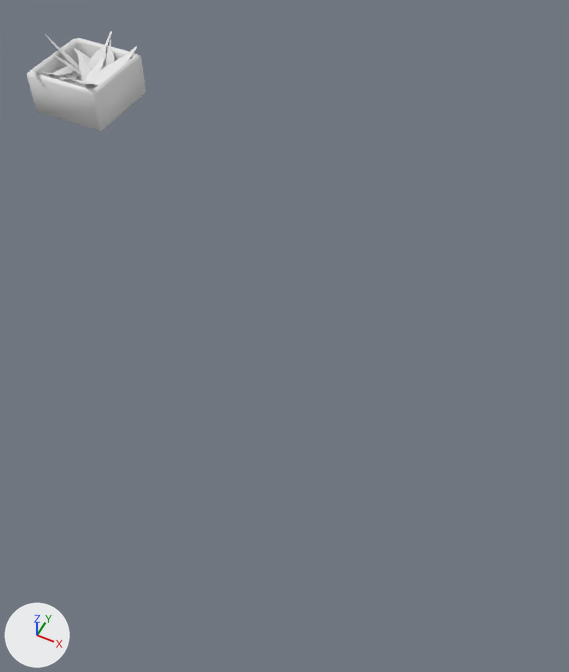
What one commit did to the FBX model Assets/Models/Meshes/Barstuff/bins/bins_ing/bin_H.fbx.
Rendered twice from a 50 mm lens placed at (0.02, -0.79, 1.42), pointed at (-0.56, 0.37, -0.02). The lights are fixed; the arrows at lower left show +X, +Y and +Z. Where no turn or scale is listed for an object, it has been applied to the vertices.

Names of what the first picture shows: 'Bin_H', 'Ing_H_clust'.
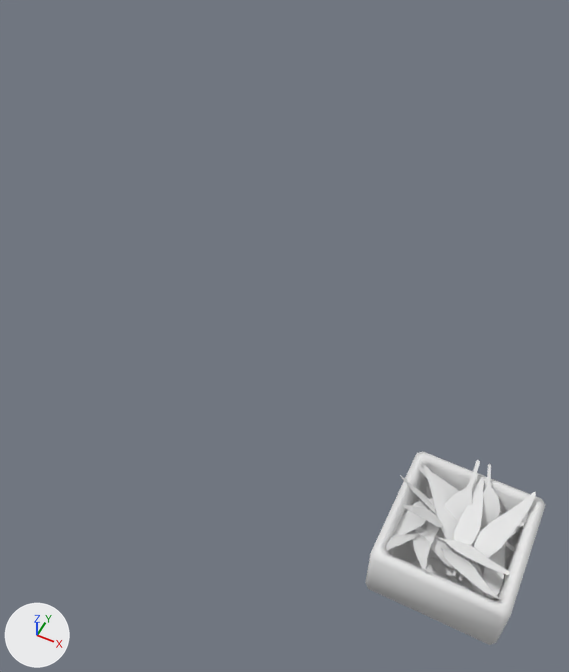
The change, as a list of edits to the scene's bpy script:
```text
Change me_plane_002:
    where me_plane_002.from_pydata(...)  # 1014 vertices, 624 faces; spans x -0.147..0.178, y -0.159..0.017, z -0.132..0.162
    used by ob_ing_h_clust; location = (-1.496, 0.885, 0.093); rotation_euler = (-1.406, 0.0, 0.685), in degrees (-81, 0, 39)
    me_plane_002 part 1: the loose piece of 39 vertices spanning x -0.017..0.118, y -0.065..-0.006, z 0.006..0.161 is moved by (0.001, -0.003, -0.018)
    me_plane_002 part 2: the loose piece of 39 vertices spanning x -0.021..0.178, y -0.11..-0.031, z -0.051..0.078 is scaled about its middle by 0.725, then moved by (-0.008, 0.003, -0.004)
    me_plane_002 part 3: the loose piece of 39 vertices spanning x -0.147..-0.024, y -0.141..-0.006, z -0.009..0.078 is scaled about its middle by 0.759, then moved by (0.021, 0.018, 0.011)
    me_plane_002 part 4: the loose piece of 39 vertices spanning x -0.041..0.031, y -0.159..-0.029, z -0.132..0.053 is scaled about its middle by 0.672, then moved by (0.002, 0.022, 0.013)
    me_plane_002 part 5: the loose piece of 39 vertices spanning x -0.023..0.076, y -0.091..-0.039, z -0.071..0.038 is moved by (-0.007, 0.0, 0.008)
    me_plane_002 part 6: the loose piece of 39 vertices spanning x -0.093..0.031, y -0.131..-0.007, z 0.04..0.159 is scaled about its middle by 0.624, then moved by (0.013, 0.011, -0.013)
    me_plane_002 part 7: the loose piece of 39 vertices spanning x -0.034..0.109, y -0.109..0.017, z 0.0..0.162 is scaled about its middle by 0.857, then moved by (-0.024, 0.007, -0.026)
    me_plane_002 part 8: the loose piece of 39 vertices spanning x 0.067..0.103, y -0.099..-0.017, z 0.001..0.137 is moved by (-0.013, 0.006, -0.023)
Change ob_bin_h:
    ob_bin_h.location: (-1.5, 0.911, 0.066) -> (-0.003, -0.027, 0.007)
Change ob_ing_h_clust:
    ob_ing_h_clust.location: (-1.496, 0.885, 0.093) -> (-0.003, -0.052, 0.034)
    ob_ing_h_clust.scale: (1.0, 1.0, 1.0) -> (1.19, 1.19, 1.19)
```

Location of each change, [x1, y1, x2, y2] in pixels of the pictures (569 x 672 px; the box of a moved part takes in the faces that stretch with it):
'Bin_H', moved: before [27, 38, 146, 131]; after [366, 451, 546, 645]
'Ing_H_clust', reshaped, moved, rescaled: before [38, 31, 137, 89]; after [386, 460, 536, 600]
part 1 of me_plane_002, moved or reshaped: before [73, 48, 104, 69]; after [418, 467, 515, 551]
part 2 of me_plane_002, moved or reshaped: before [88, 46, 137, 89]; after [459, 491, 536, 581]
part 3 of me_plane_002, moved or reshaped: before [38, 71, 67, 78]; after [386, 530, 420, 550]
part 4 of me_plane_002, moved or reshaped: before [74, 80, 91, 84]; after [441, 548, 499, 599]
part 5 of me_plane_002, moved or reshaped: before [91, 82, 99, 85]; after [435, 536, 510, 575]
part 6 of me_plane_002, moved or reshaped: before [44, 33, 81, 72]; after [400, 475, 437, 514]
part 7 of me_plane_002, moved or reshaped: before [88, 31, 112, 70]; after [428, 460, 480, 558]
part 8 of me_plane_002, moved or reshaped: before [104, 39, 114, 67]; after [479, 464, 500, 558]
